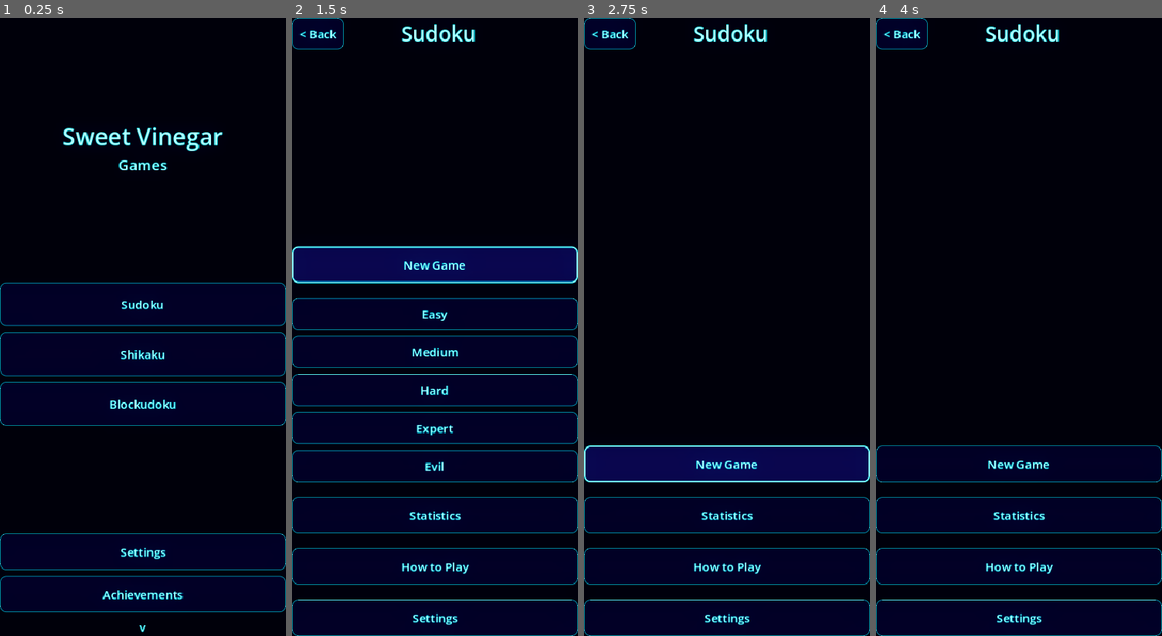
Above: before the commit, frames 1-4 (left to right).
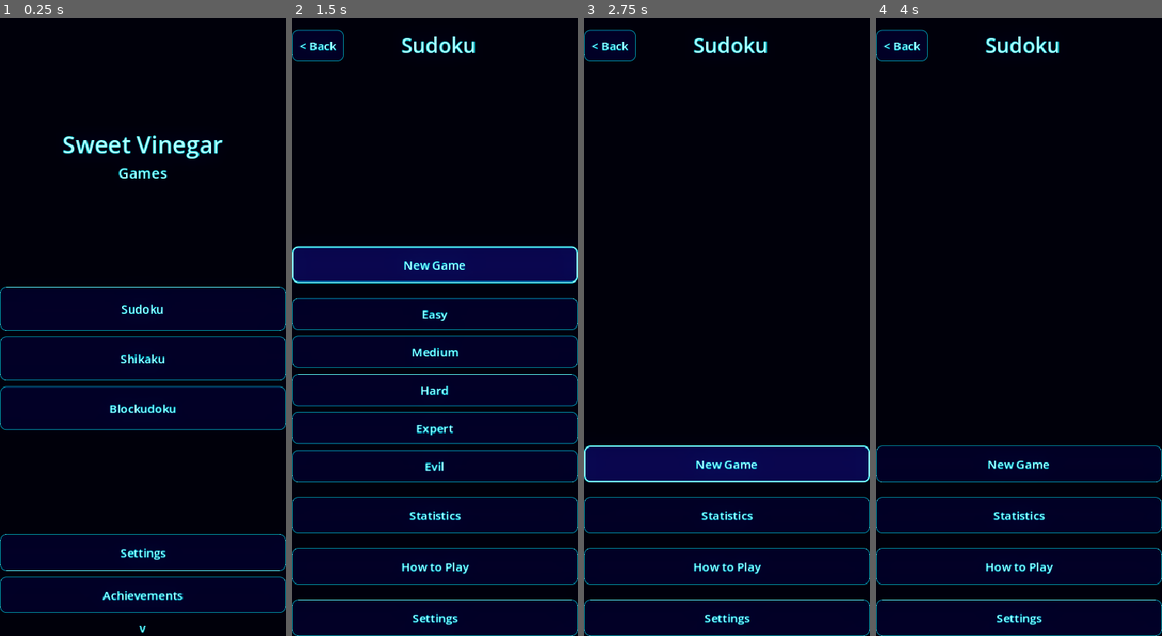
Above: after the commit, the same moments.

Repository: mchambers-mojang/sweet-vinegar-games
Game: Godot game, scene res://scenes/game_picker.tscn
Two runs of this game, one before a commit and one after it. Both use one fixed random seed, a clock stepped at 60 frames per second and the inputs below.
Inputs:
- Up to frame 1 (0.25 s): no input
- Up to frame 2 (1.5 s): click "Sudoku" at 0.5 s; click "New Game" at 1.25 s
- Up to frame 3 (2.75 s): click "New Game" at 2 s
- Up to frame 4 (4 s): click "Statistics" at 2.75 s; click "< Back" at 3.5 s

The runs differ from the first frame. In frame 1, 9.0% of the frame differs, in the area x 0-100%, y 17-100%; in frame 2, 1.6%; in frame 3, 1.6%; in frame 4, 1.6%.

Commit message:
fix: Add minimum 16px top padding when no safe area reported
- Prevents UI elements from being flush against the top edge
- Shortened dialog button labels to fit on narrow screens
  (Back to Menu → Menu, Bookmark Replay → Bookmark)

Co-authored-by: Copilot <223556219+Copilot@users.noreply.github.com>

Diff:
--- a/scripts/autoload/safe_area_manager.gd
+++ b/scripts/autoload/safe_area_manager.gd
@@ -13,7 +13,8 @@
 
 func _update_safe_area() -> void:
 	if not OS.has_feature("mobile"):
-		_safe_insets = Rect2i()
+		# Desktop: apply a minimum top padding so UI isn't flush against the edge
+		_safe_insets = Rect2i(0, 16, 0, 0)
 		return
 	var screen_size := DisplayServer.screen_get_size()
 	var safe_area := DisplayServer.get_display_safe_area()
@@ -27,6 +28,9 @@
 	# apply minimum top inset for status bar / Dynamic Island
 	if OS.has_feature("ios") and _safe_insets.position.y == 0:
 		_safe_insets.position.y = 59  # Dynamic Island minimum safe area
+	# Ensure a minimum top padding on all platforms
+	if _safe_insets.position.y < 16:
+		_safe_insets.position.y = 16
 
 
 ## Returns the safe area insets as a dictionary with top, bottom, left, right
--- a/scripts/blockudoku/blockudoku_game_screen.gd
+++ b/scripts/blockudoku/blockudoku_game_screen.gd
@@ -560,8 +560,8 @@
 	dialog.title = "Game Over"
 	dialog.dialog_text = "Score: %d\nTurns: %d" % [score, turns]
 	dialog.ok_button_text = "Play Again"
-	dialog.add_button("Back to Menu", true, "menu")
-	dialog.add_button("Bookmark Replay", true, "bookmark")
+	dialog.add_button("Menu", true, "menu")
+	dialog.add_button("Bookmark", true, "bookmark")
 	dialog.min_size = Vector2i(300, 0)
 	dialog.max_size = Vector2i(int(get_viewport_rect().size.x * 0.9), 600)
 	add_child(dialog)
--- a/scripts/shikaku/shikaku_game_screen.gd
+++ b/scripts/shikaku/shikaku_game_screen.gd
@@ -377,8 +377,8 @@
 	if hints_used > 0:
 		dialog.dialog_text += "\nHints used: %d" % hints_used
 	dialog.ok_button_text = "Play Again"
-	dialog.add_button("Back to Menu", true, "menu")
-	dialog.add_button("Bookmark Replay", true, "bookmark")
+	dialog.add_button("Menu", true, "menu")
+	dialog.add_button("Bookmark", true, "bookmark")
 	dialog.min_size = Vector2i(300, 0)
 	dialog.max_size = Vector2i(int(get_viewport_rect().size.x * 0.9), 600)
 	add_child(dialog)
--- a/scripts/sudoku/sudoku_game_screen.gd
+++ b/scripts/sudoku/sudoku_game_screen.gd
@@ -902,7 +902,7 @@
 	dialog.dialog_text = "You've used all 3 strikes!"
 	dialog.ok_button_text = "Play Again"
 	dialog.add_button("Continue", true, "continue")
-	dialog.add_button("Back to Menu", true, "menu")
+	dialog.add_button("Menu", true, "menu")
 	add_child(dialog)
 	dialog.popup_centered()
 	dialog.confirmed.connect(func() -> void:
@@ -937,8 +937,8 @@
 	if hints_used > 0:
 		dialog.dialog_text += "\nHints used: %d" % hints_used
 	dialog.ok_button_text = "Play Again"
-	dialog.add_button("Back to Menu", true, "menu")
-	dialog.add_button("Bookmark Replay", true, "bookmark")
+	dialog.add_button("Menu", true, "menu")
+	dialog.add_button("Bookmark", true, "bookmark")
 	dialog.max_size = Vector2i(int(get_viewport_rect().size.x * 0.9), 600)
 	add_child(dialog)
 	dialog.popup_centered()
